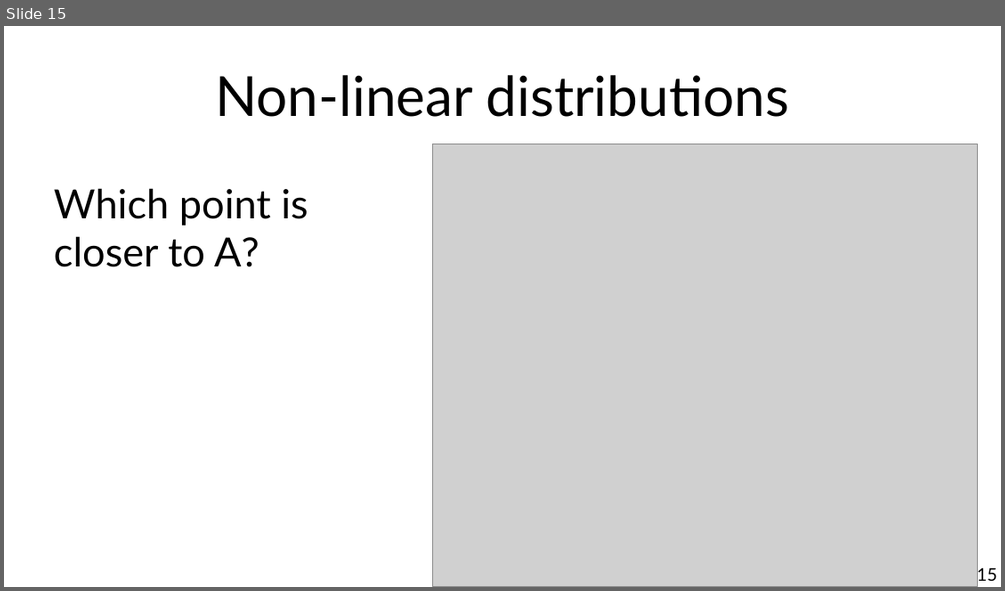
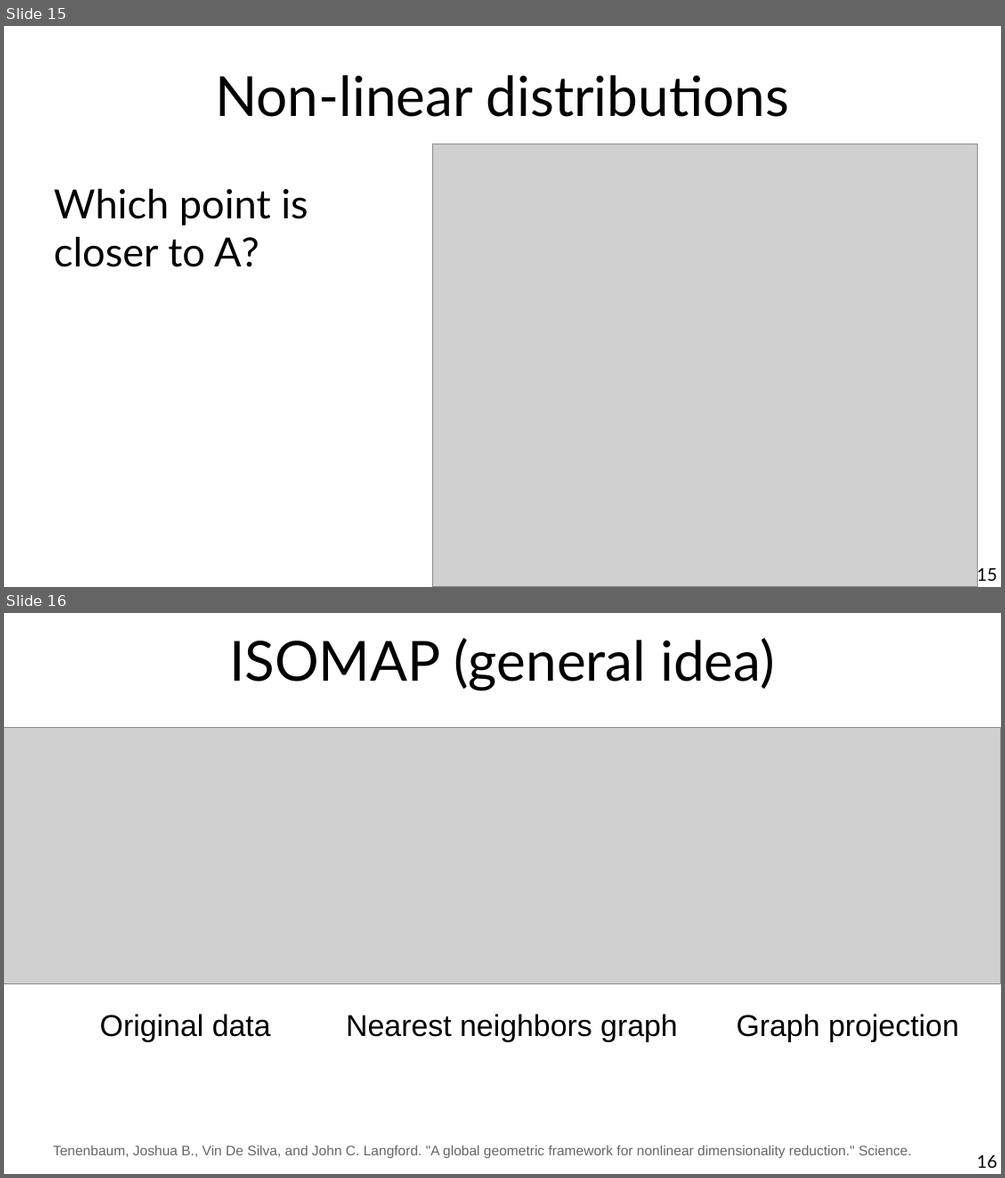
Before and after one commit to chatox/data-mining-course, a slide deck: theory/tt03_similarity.odp. Shown one above the other, each under a label of ours: slide 15 before the commit, slides 15 and 16 after it. The pictures are 1005x591 and 1005x1178 pixels, drawn with LibreOffice and Linux fonts; fonts in the diff are those of the drawing; grey boxes stand for pictures. Boxes give left, top, right and bottom in pixels: in the first picture for what was removed or moved away, otherwise in the second. Text is boxed around its words. In the diff, an @@ line names an element or a change of style, - is before the commit and + after.

```diff
--- a/theory/tt03_similarity.odp
+++ b/theory/tt03_similarity.odp
@@ slide 16 added at bbox=[4, 613, 1001, 1174], background #FFFFFF @@
@@ title added at bbox=[229, 638, 775, 690], 44 pt, text #000000 @@
+ISOMAP (general idea)
@@ picture added at bbox=[4, 728, 1000, 984] @@
@@ text added at bbox=[100, 1013, 959, 1042], 24 pt, text #000000 @@
+Original data Nearest neighbors graph Graph projection
@@ text added at bbox=[53, 1145, 912, 1158], 11 pt, text #666666 @@
+Tenenbaum, Joshua B., Vin De Silva, and John C. Langford. "A global geometric framework for nonlinear dimensionality reduction." Science.
@@ page number added at bbox=[977, 1154, 997, 1167], 14 pt, text #000000 @@
+16
```
Also in this commit, not shown: 1 slide changed, 15 other slides added, 1 slide removed.
